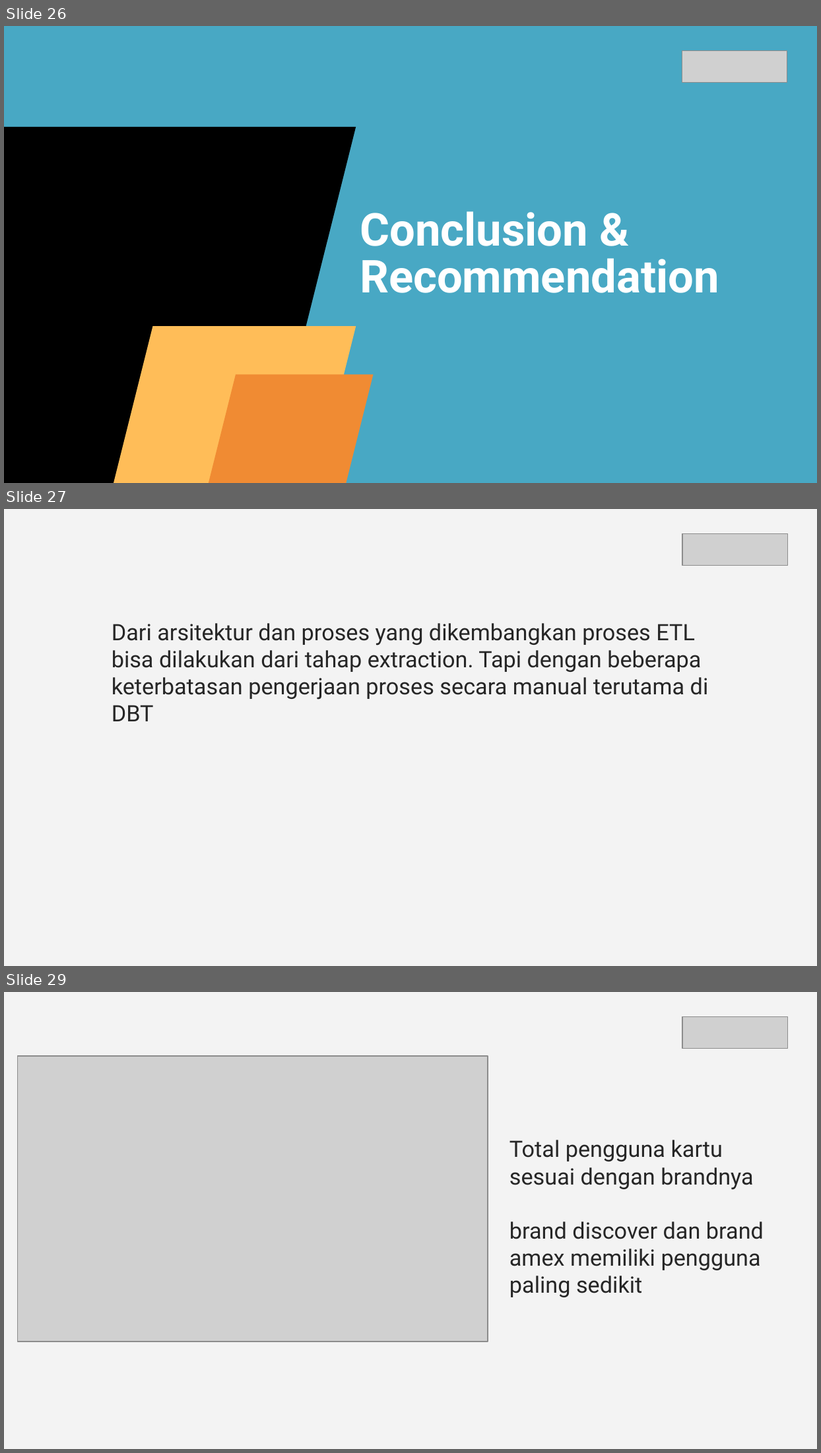
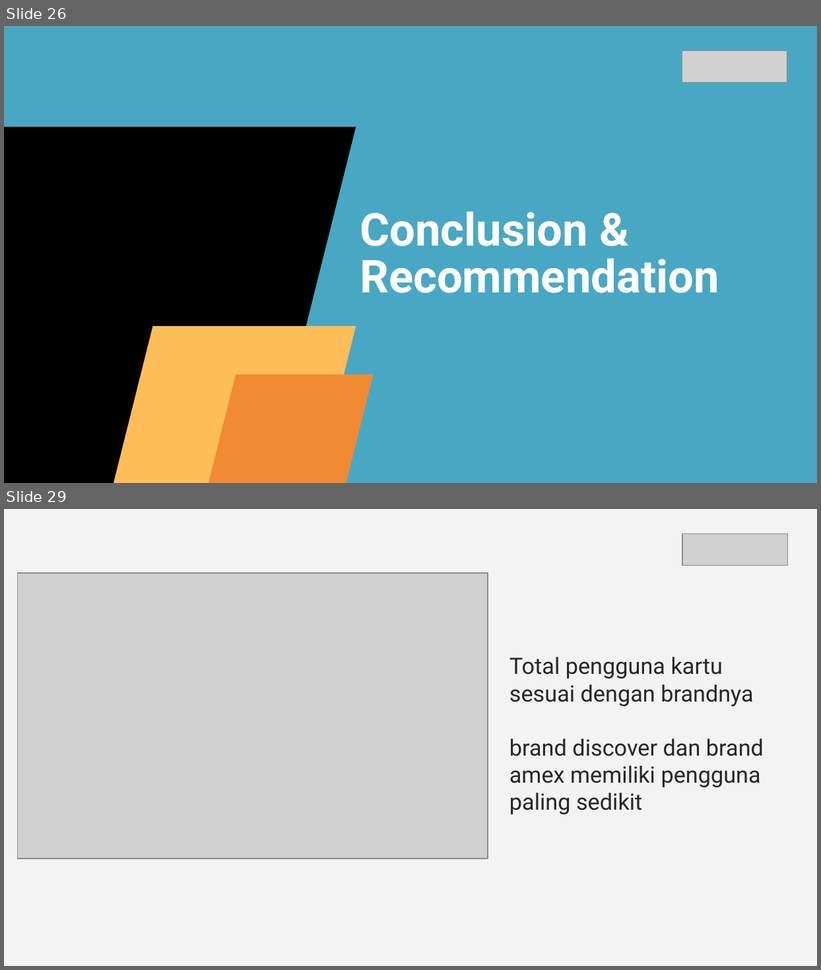
Before and after one commit to gmkhai/analytic_financial_transaction, a slide deck: documentions/Power Point Muhammad Khairunnas.pptx. Shown one above the other, each under a label of ours: slides 26, 27 and 29 before the commit, slides 26 and 29 after it; the slides between them are not shown. The pictures are 821x1453 and 821x970 pixels, drawn with LibreOffice and Linux fonts; fonts in the diff are those of the drawing; grey boxes stand for pictures. Boxes give left, top, right and bottom in pixels: in the first picture for what was removed or moved away, otherwise in the second. Text is boxed around its words. In the diff, an @@ line names an element or a change of style, - is before the commit and + after.

```diff
--- a/documentions/Power Point Muhammad Khairunnas.pptx
+++ b/documentions/Power Point Muhammad Khairunnas.pptx
@@ slide 27 removed at (4, 509, 817, 966), background #F3F3F3 @@
@@ picture removed at (683, 533, 789, 565) @@
@@ text removed at (112, 623, 709, 722) @@
-Dari arsitektur dan proses yang dikembangkan proses ETL bisa dilakukan dari tahap extraction. Tapi dengan beberapa keterbatasan pengerjaan proses secara manual terutama di DBT
```
Also in this commit, not shown: 2 slides changed, 1 slide added, 1 other file.
